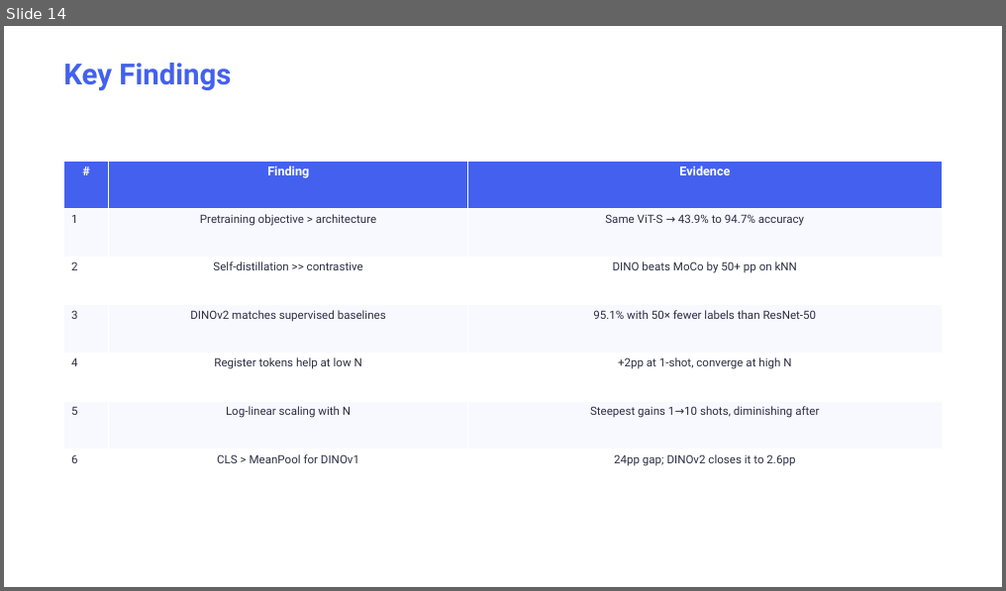
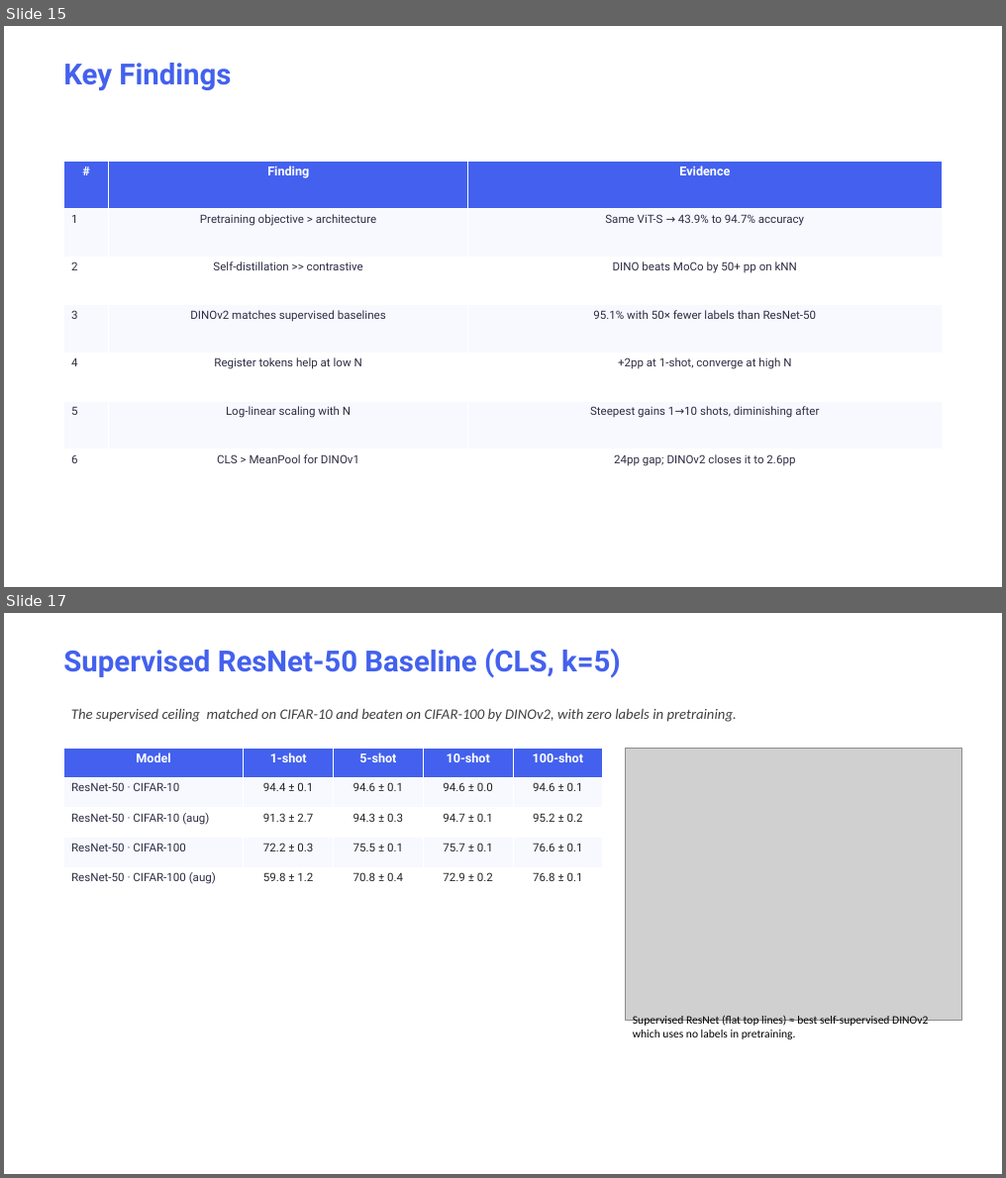
Before and after one commit to kostismatz/ssl-knn-fewshot, a slide deck: presentation.pptx. Shown one above the other, each under a label of ours: slide 14 before the commit, slides 15 and 17 after it; the slides between them are not shown. The pictures are 1006x591 and 1006x1178 pixels, drawn with LibreOffice and Linux fonts; fonts in the diff are those of the drawing; grey boxes stand for pictures. Boxes give left, top, right and bottom in pixels: in the first picture for what was removed or moved away, otherwise in the second. Text is boxed around its words. In the diff, an @@ line names an element or a change of style, - is before the commit and + after.

```diff
--- a/presentation.pptx
+++ b/presentation.pptx
@@ slide 17 added at (x1=4, y1=613, x2=1002, y2=1174), background #FFFFFF @@
@@ text added at (x1=63, y1=649, x2=621, y2=678), 28 pt, text #4361EE, bold @@
+Supervised ResNet-50 Baseline (CLS, k=5)
@@ text added at (x1=71, y1=708, x2=737, y2=722), 14 pt, text #404040, italic @@
+The supervised ceiling matched on CIFAR-10 and beaten on CIFAR-100 by DINOv2, with zero labels in pretraining.
@@ table added at (x1=63, y1=748, x2=603, y2=897), 5 rows, 5 columns @@
+Model | 1-shot | 5-shot | 10-shot | 100-shot
+ResNet-50 · CIFAR-10 | 94.4 ± 0.1 | 94.6 ± 0.1 | 94.6 ± 0.0 | 94.6 ± 0.1
+ResNet-50 · CIFAR-10 (aug) | 91.3 ± 2.7 | 94.3 ± 0.3 | 94.7 ± 0.1 | 95.2 ± 0.2
+ResNet-50 · CIFAR-100 | 72.2 ± 0.3 | 75.5 ± 0.1 | 75.7 ± 0.1 | 76.6 ± 0.1
+ResNet-50 · CIFAR-100 (aug) | 59.8 ± 1.2 | 70.8 ± 0.4 | 72.9 ± 0.2 | 76.8 ± 0.1
@@ picture added at (x1=626, y1=748, x2=962, y2=1020) @@
@@ text added at (x1=633, y1=1015, x2=928, y2=1040), 11 pt, text #000000 @@
+Supervised ResNet (flat top lines) ≈ best self-supervised DINOv2 which uses no labels in pretraining.
@@ what was slide 14 is now slide 15 @@
```
Also in this commit, not shown: 6 slides changed, 1 other slide added, 11 other files.
